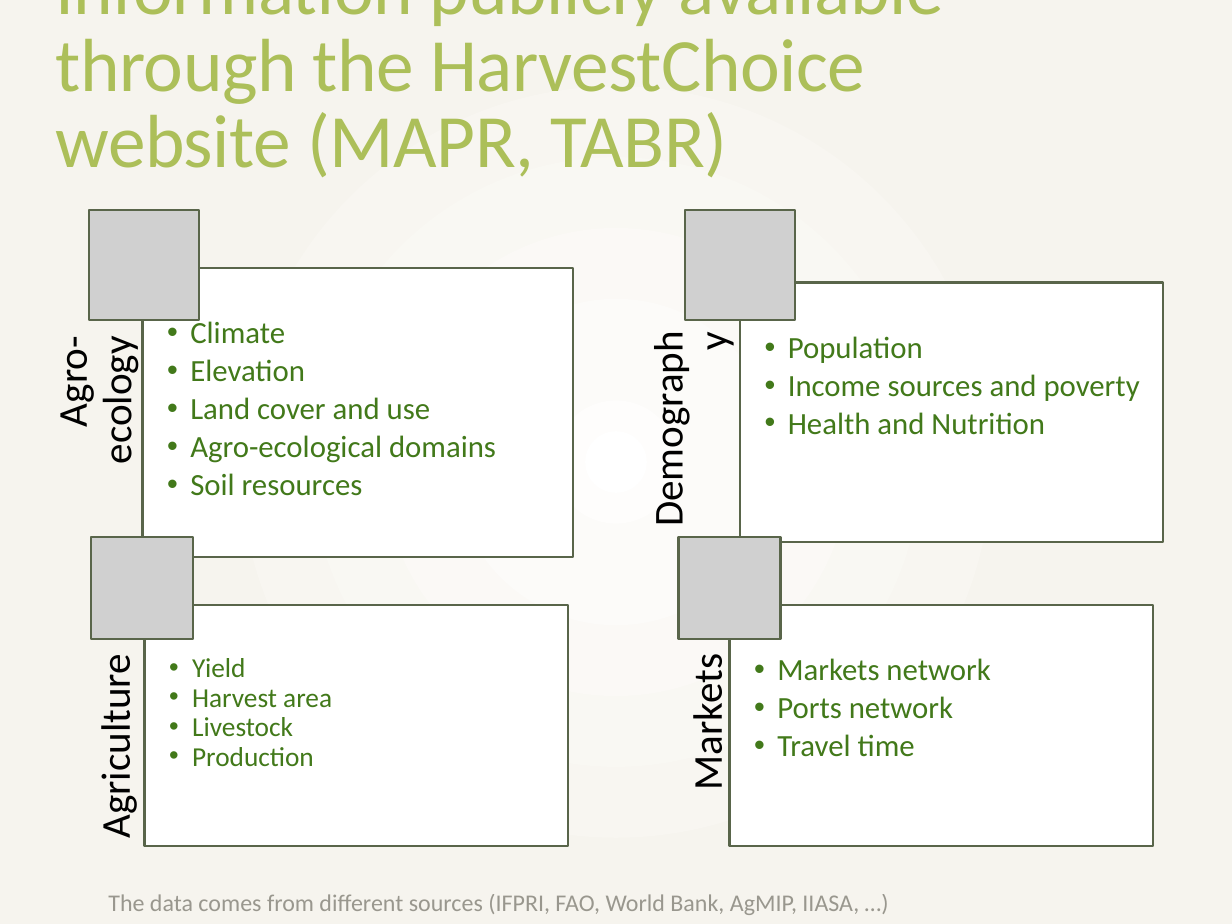
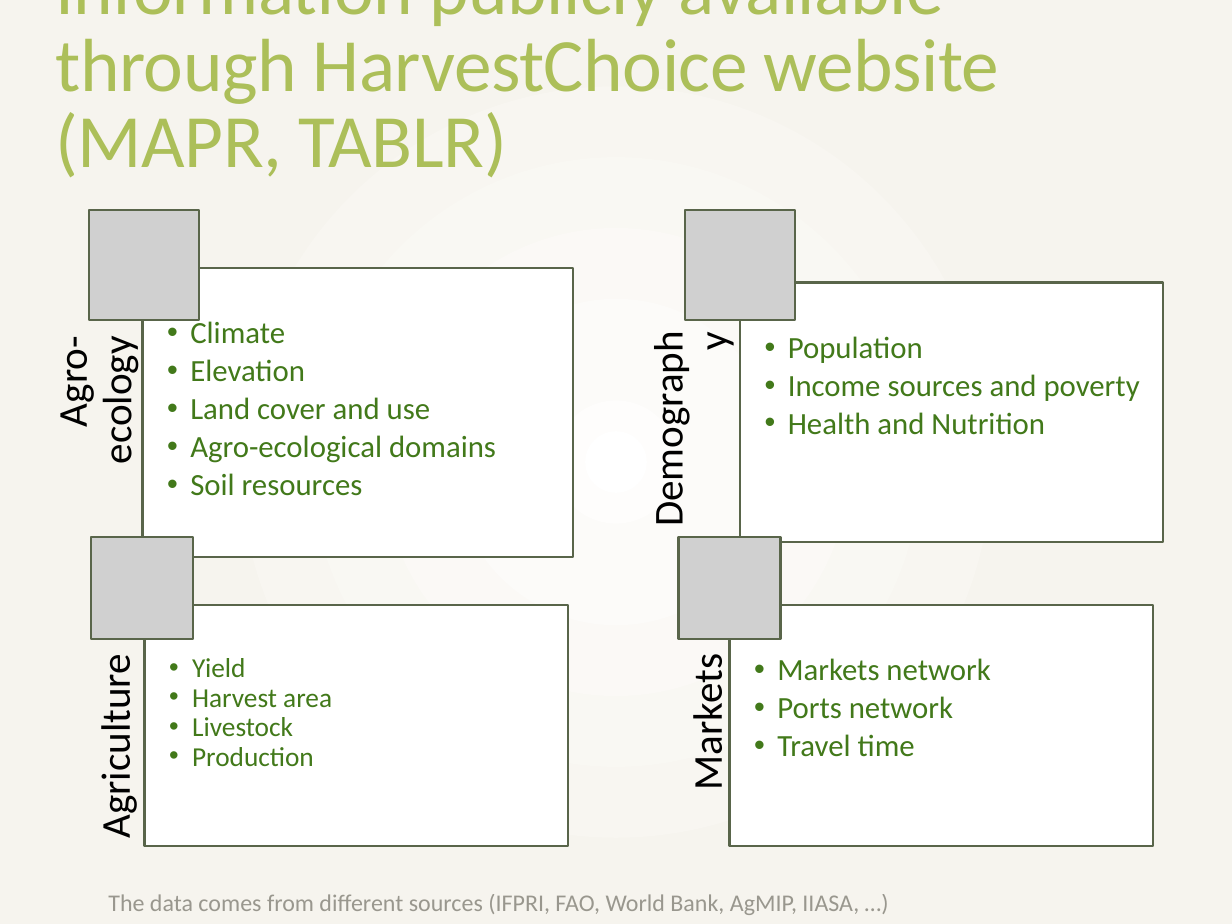
Before and after one commit to jnpaulson/nutrition_indicators, a slide deck: slide 6 of Presentation.pptx. Drawn at 1232x924 pixels with LibreOffice and Linux fonts; fonts in the diff are those of the drawing; grey boxes stand for pictures. Boxes give left, top, right and bottom in pixels: in the first picture for what was removed or moved away, otherwise in the second. Text is boxed around its words. In the diff, an @@ line names an element or a change of style, - is before the commit and + after.

Commit message:
edits

```diff
--- a/Presentation.pptx
+++ b/Presentation.pptx
@@ title at [55,0,1000,177]: text changed @@
-Information publicly available through the HarvestChoice website (MAPR, TABR)
+Information publicly available through HarvestChoice website (MAPR, TABLR)
```
